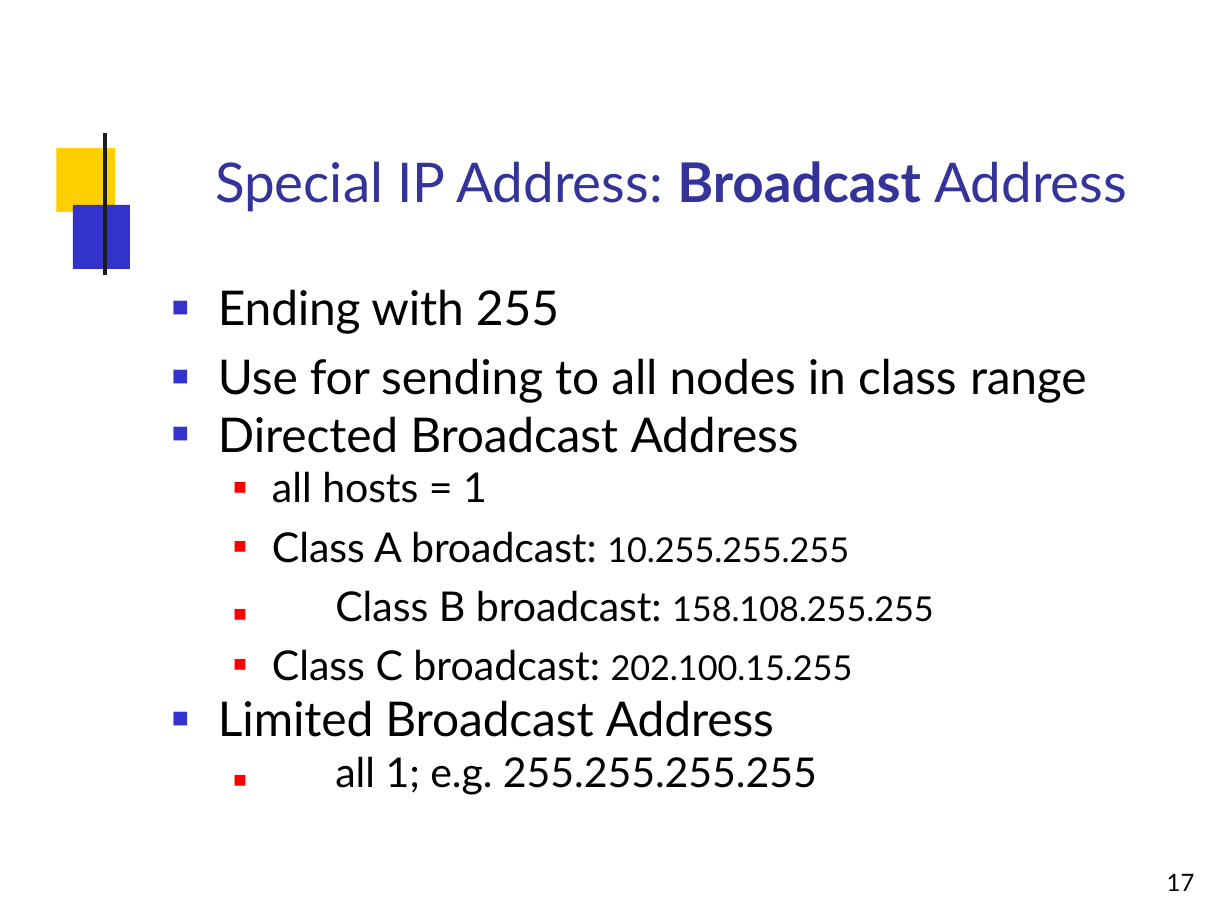
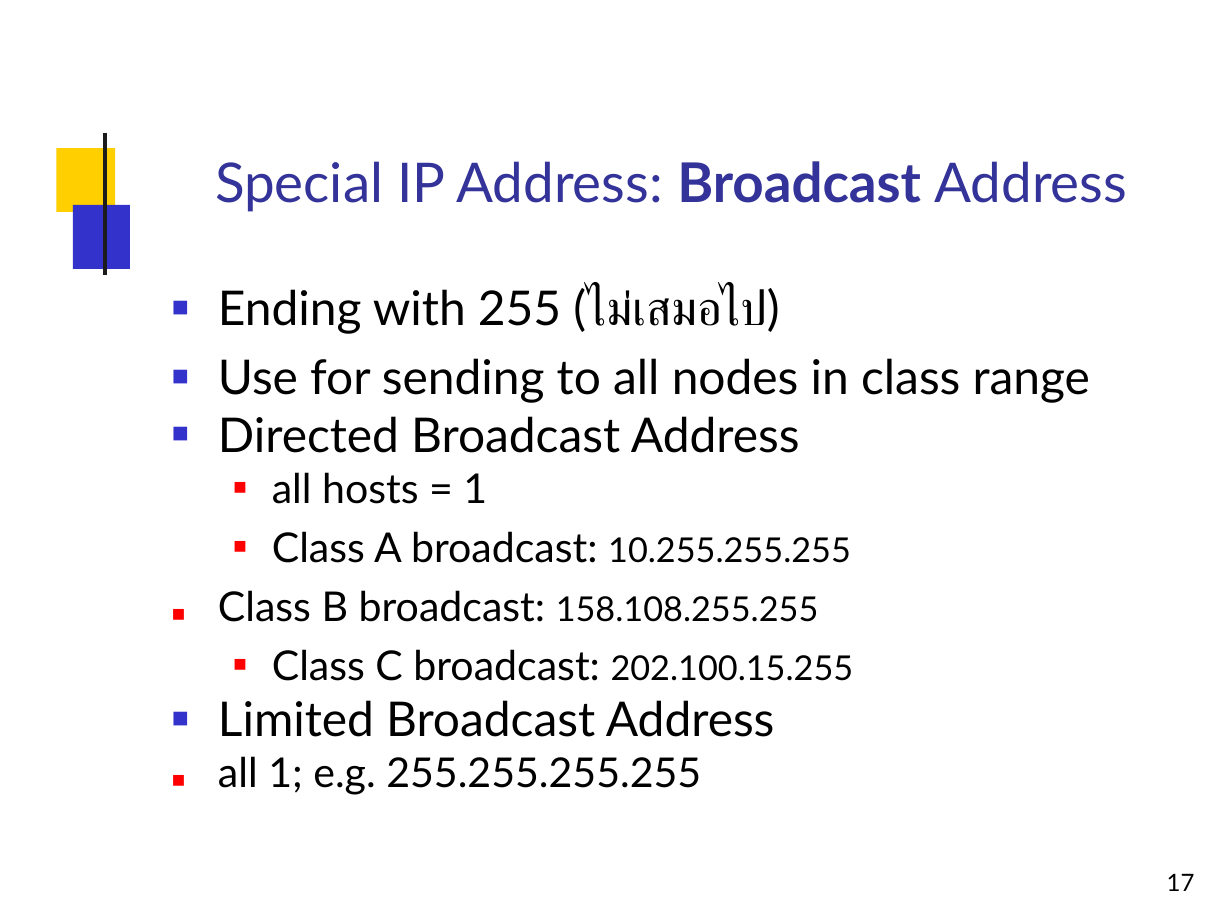
Before and after one commit to Al0nesauurs/etc, a slide deck: slide 17 of networkStudy/2015-03-204421-ipv4-partii.pptx. Drawn at 1232x924 pixels with LibreOffice and Linux fonts; fonts in the diff are those of the drawing; background and template pictures are left out. Boxes give left, top, right and bottom in pixels: in the first picture for what was removed or moved away, otherwise in the second. Text is boxed around its words. In the diff, an @@ line names an element or a change of style, - is before the commit and + after.

```diff
--- a/networkStudy/2015-03-204421-ipv4-partii.pptx
+++ b/networkStudy/2015-03-204421-ipv4-partii.pptx
@@ text at bbox=[218, 283, 779, 334]: text changed @@
-■ Ending with 255
+■ Ending with 255 (ไม่เสมอไป)
@@ text at bbox=[218, 358, 1090, 795]: letter spacing -0.1 to 0 pt in "Use for sending to all nodes in ...", "Directed Broadcast Address", "hosts", "broadcast: 10.255.255.255" and 4 more places; letter spacing 0.1 to 0 pt in "■", "■"; indent changed @@
```
Also in this commit, not shown: 5 other slides changed.
